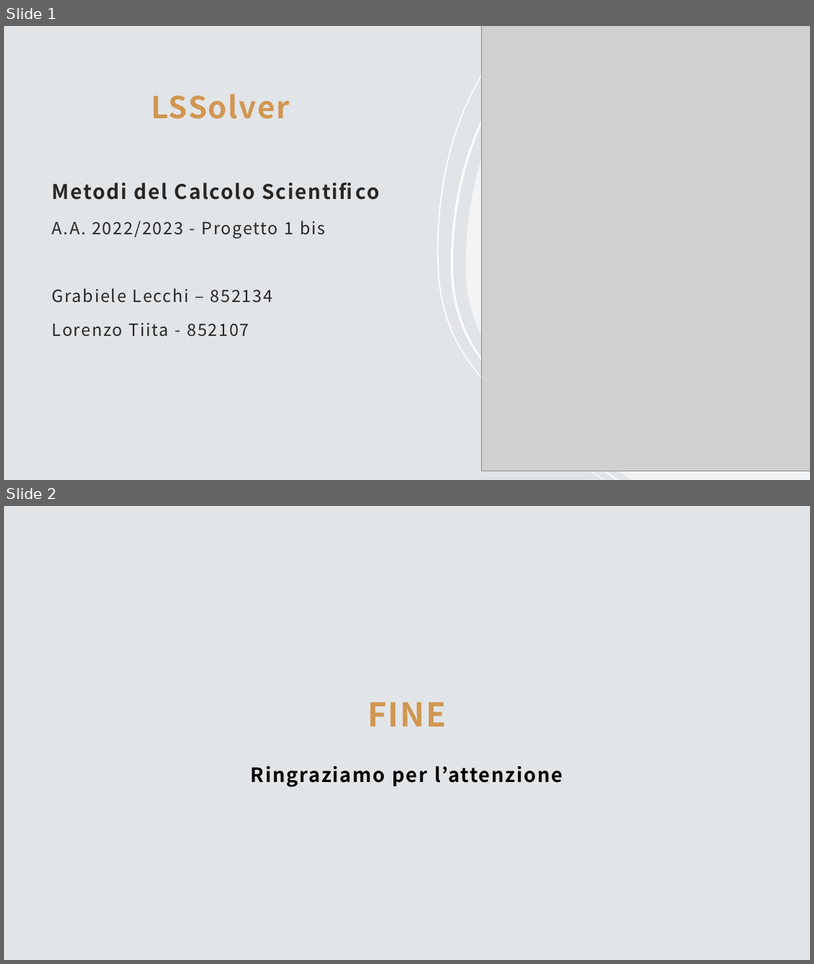
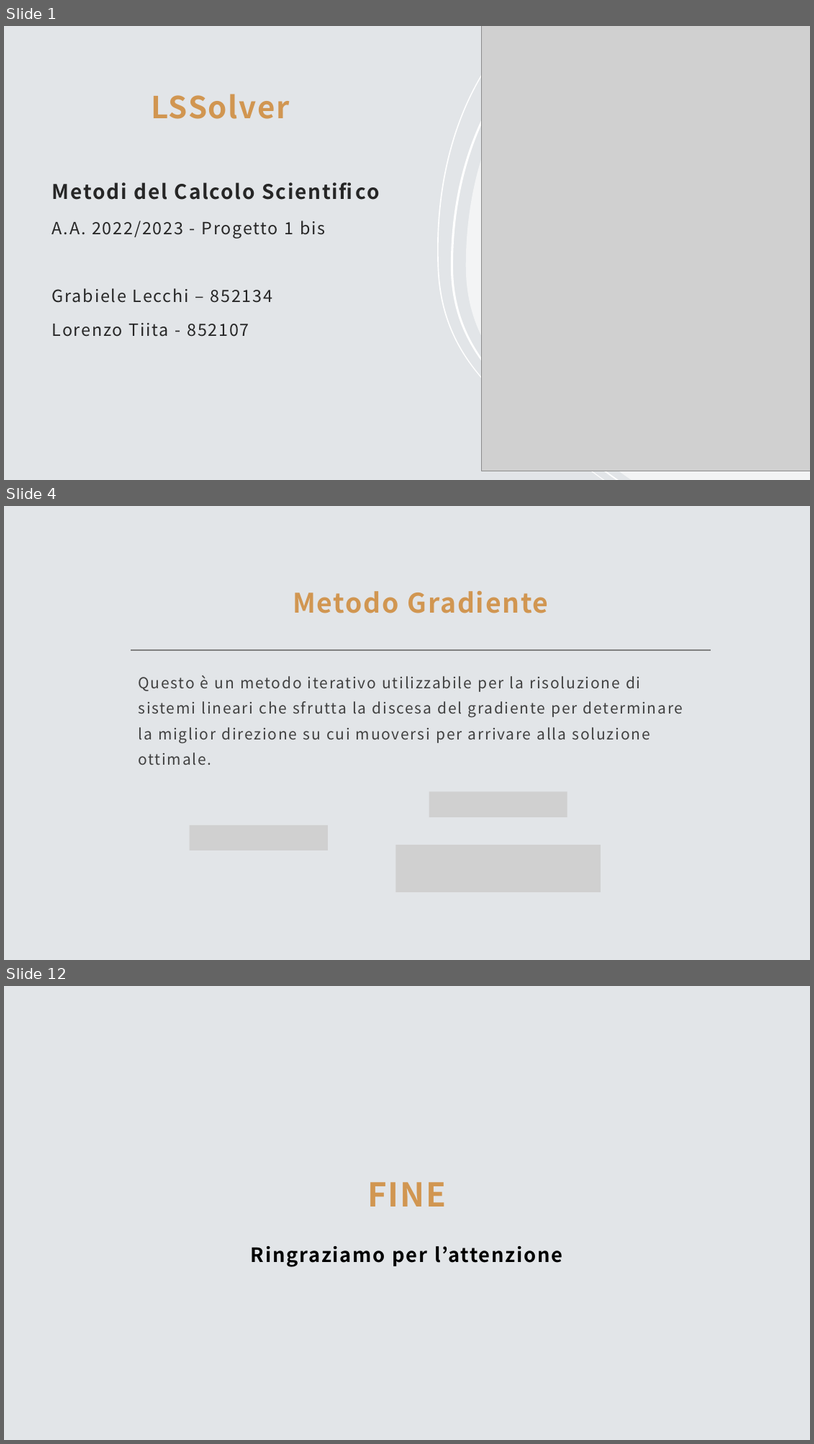
Before and after one commit to TittaLorenzo/jpegTranformerApp, a slide deck: LSSolver.pptx. Shown one above the other, each under a label of ours: slides 1 and 2 before the commit, slides 1, 4 and 12 after it; the slides between them are not shown. The pictures are 814x964 and 814x1444 pixels, drawn with LibreOffice and Linux fonts; fonts in the diff are those of the drawing; grey boxes stand for pictures. Boxes give left, top, right and bottom in pixels: in the first picture for what was removed or moved away, otherwise in the second. Text is boxed around its words. In the diff, an @@ line names an element or a change of style, - is before the commit and + after.

```diff
--- a/LSSolver.pptx
+++ b/LSSolver.pptx
@@ slide 4 added at (4, 506, 810, 960), background #E2E5E8 @@
@@ title added at (293, 591, 549, 613), 32 pt, text #D19651, bold @@
+Metodo Gradiente
@@ line added from (131, 650) to (711, 650), #808080 2 pt @@
@@ text added at (138, 675, 684, 764), 18 pt, text #404040 @@
+Questo è un metodo iterativo utilizzabile per la risoluzione di sistemi lineari che sfrutta la discesa del gradiente per determinare la miglior direzione su cui muoversi per arrivare alla soluzione ottimale.
@@ picture added at (430, 792, 568, 817) @@
@@ picture added at (190, 825, 328, 850) @@
@@ picture added at (396, 845, 601, 892) @@
@@ what was slide 2 is now slide 12 @@
```
Also in this commit, not shown: 9 other slides added.
